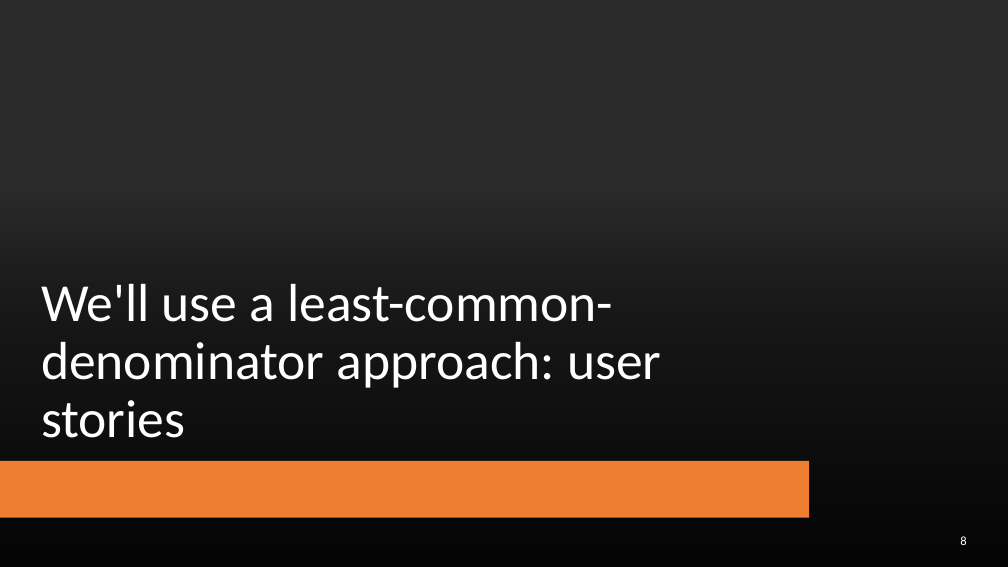
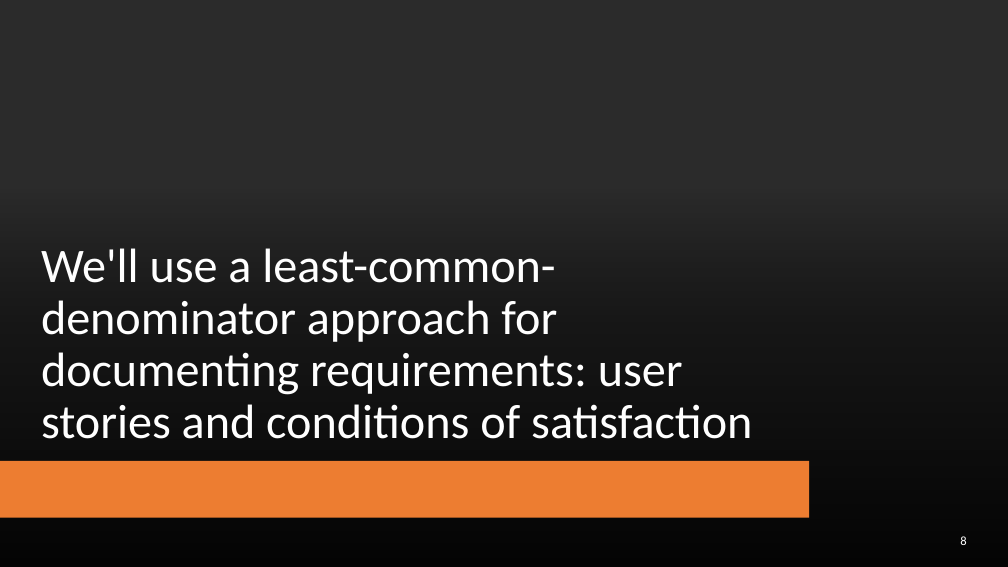
Before and after one commit to yashburshe/CS4530-Fall-2025, a slide deck: slide 8 of Slides/Module 01.2 Requirements Gathering.pptx. Drawn at 1008x567 pixels with LibreOffice and Linux fonts; fonts in the diff are those of the drawing; background and template pictures are left out; a plain dark background stands for a picture behind light text. Boxes give left, top, right and bottom in pixels: in the first picture for what was removed or moved away, otherwise in the second. Text is boxed around its words. In the diff, an @@ line names an element or a change of style, - is before the commit and + after.

```diff
--- a/Slides/Module 01.2 Requirements Gathering.pptx
+++ b/Slides/Module 01.2 Requirements Gathering.pptx
@@ title at bbox=[41, 248, 752, 439]: text changed; size 51 to 45.9 pt @@
-We'll use a least-common-denominator approach: user stories
+We'll use a least-common-denominator approach for documenting requirements: user stories and conditions of satisfaction
```
Also in this commit, not shown: 9 other slides changed, 2 slides added, 9 slides removed, 1 other file.
